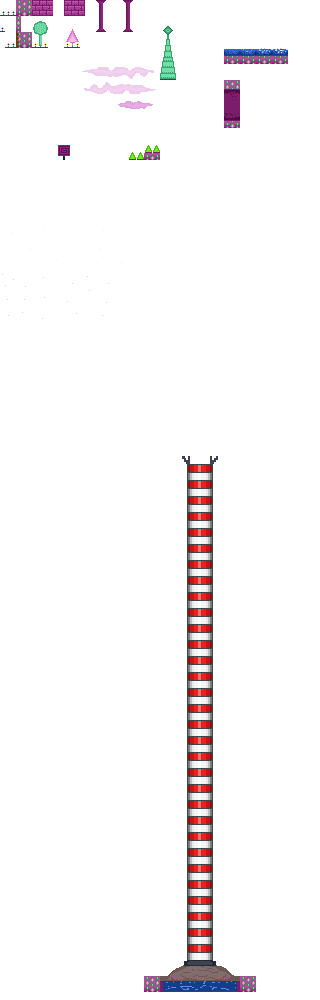
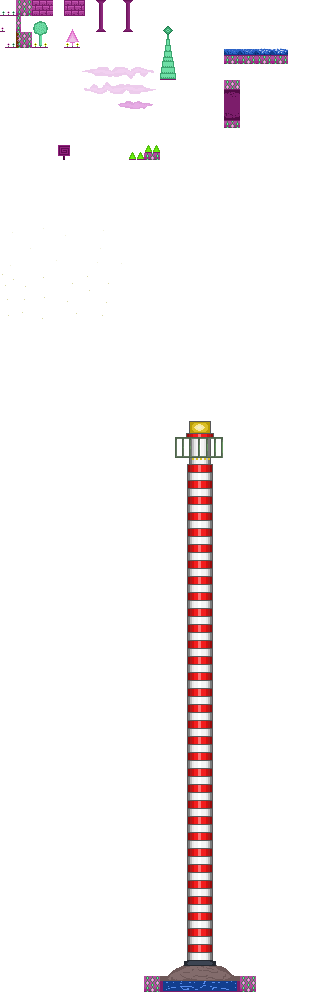
Layer changes from the first 320×1000 image to the second:
painted on "tilesheet.png" over [175, 421, 223, 960]
